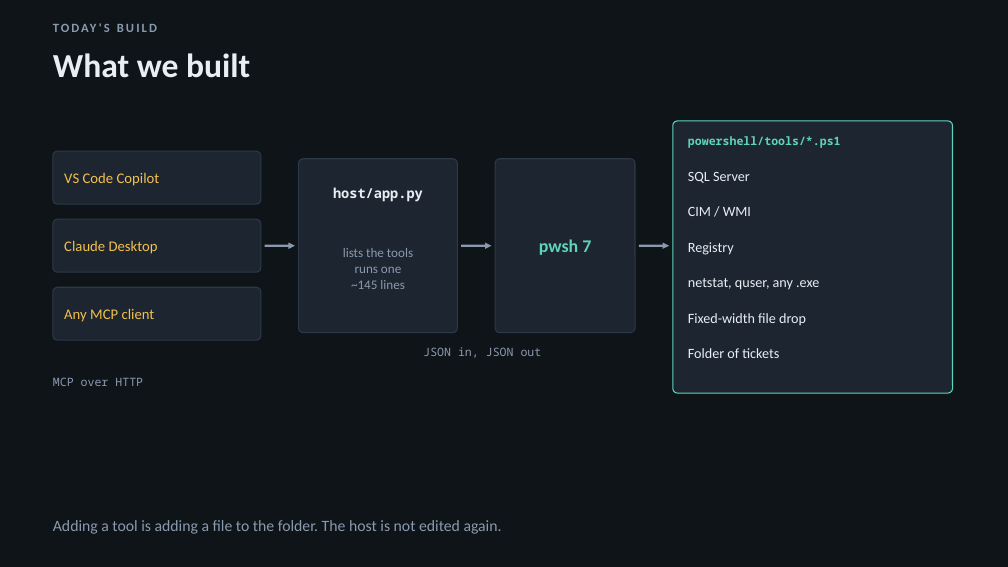
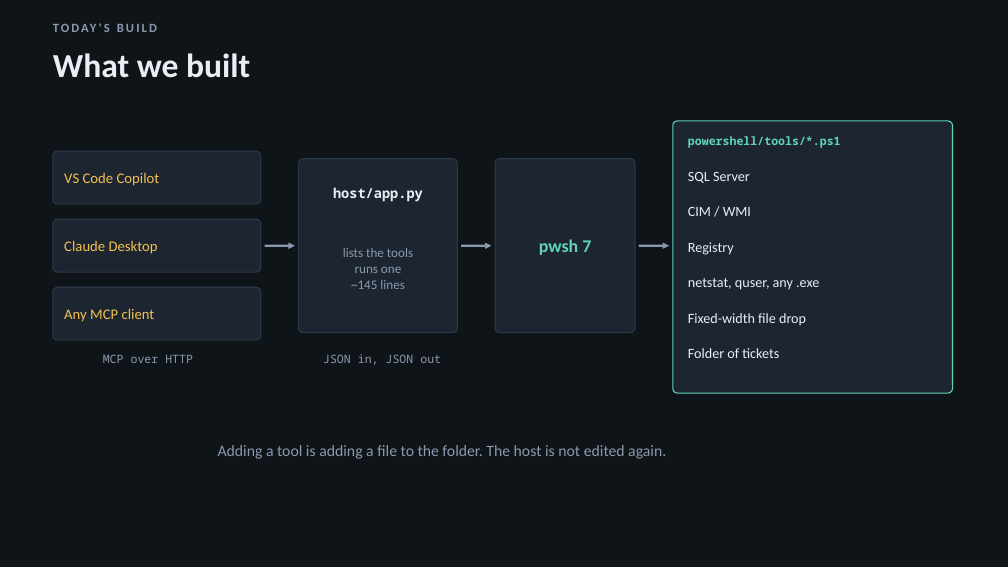
Before and after one commit to donnietaylor/cas2026, a slide deck: slide 7 of mcp-for-everything/slides/session1-mcp-for-everything.pptx. Drawn at 1008x567 pixels with LibreOffice and Linux fonts; fonts in the diff are those of the drawing. Boxes give left, top, right and bottom in pixels: in the first picture for what was removed or moved away, otherwise in the second. Text is boxed around its words. In the diff, an @@ line names an element or a change of style, - is before the commit and + after.

```diff
--- a/mcp-for-everything/slides/session1-mcp-for-everything.pptx
+++ b/mcp-for-everything/slides/session1-mcp-for-everything.pptx
@@ text "MCP over HTTP": place and size @@
-text "MCP over HTTP" at <box>53,377,143,386</box>
+text "MCP over HTTP" at <box>103,354,193,363</box>
@@ text "JSON in, JSON out": place and size @@
-text "JSON in, JSON out" at <box>423,347,542,358</box>
+text "JSON in, JSON out" at <box>323,354,441,365</box>
@@ text "Adding a tool is adding ...": place and size @@
-text "Adding a tool is adding ..." at <box>53,520,502,534</box>
+text "Adding a tool is adding ..." at <box>218,445,666,459</box>
```
Also in this commit, not shown: 2 other slides changed, 8 other files.
